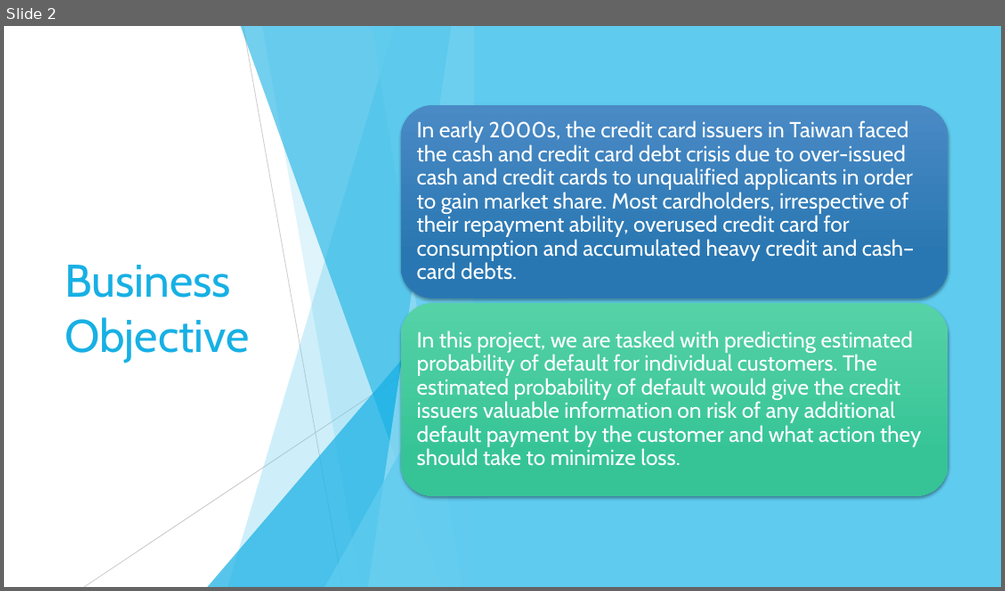
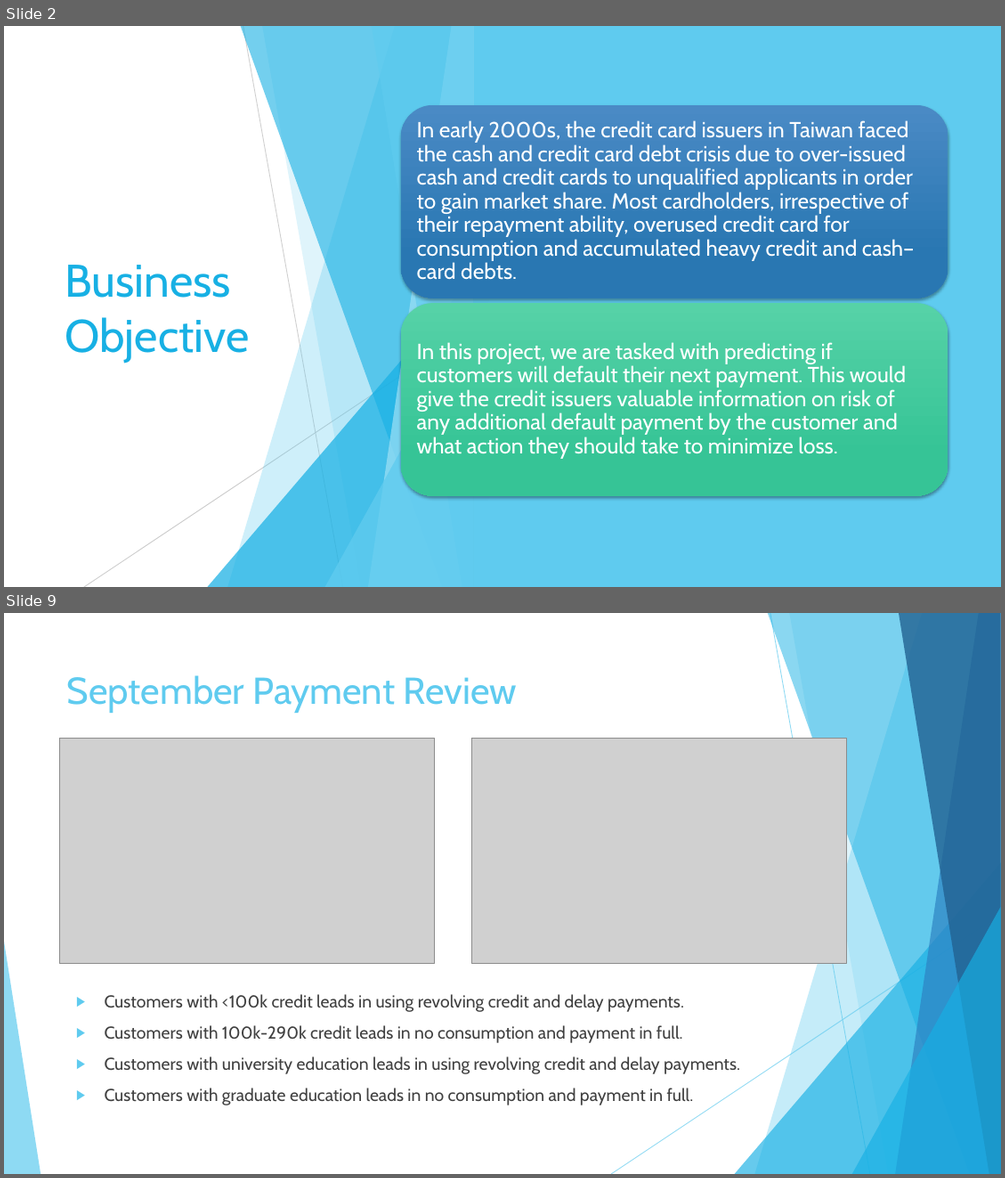
Before and after one commit to mianhuang/DataAnalytics-Python-Code, a slide deck: C5T1_CreditOne_Framework.pptx. Shown one above the other, each under a label of ours: slide 2 before the commit, slides 2 and 9 after it; the slides between them are not shown. The pictures are 1005x591 and 1005x1178 pixels, drawn with LibreOffice and Linux fonts; fonts in the diff are those of the drawing; grey boxes stand for pictures. Boxes give left, top, right and bottom in pixels: in the first picture for what was removed or moved away, otherwise in the second. Text is boxed around its words. In the diff, an @@ line names an element or a change of style, - is before the commit and + after.

```diff
--- a/C5T1_CreditOne_Framework.pptx
+++ b/C5T1_CreditOne_Framework.pptx
@@ slide 9 added at [4,613,1001,1174], background #FFFFFF; not listed: 10 template elements that a slide beside it also shows @@
@@ title added at [67,675,517,713], 36 pt, text #5FCBEF @@
+September Payment Review
@@ picture added at [59,738,434,963] @@
@@ picture added at [472,738,847,963] @@
@@ text added at [105,994,740,1105], 16.6 pt, text #404040 @@
+▶ Customers with <100k credit leads in using revolving credit and delay payments.
+▶ Customers with 100k-290k credit leads in no consumption and payment in full.
+▶ Customers with university education leads in using revolving credit and delay payments.
+▶ Customers with graduate education leads in no consumption and payment in full.
@@ slide 2 changed as well @@
@@ text at [417,342,906,459]: text changed @@
-In this project, we are tasked with predicting estimated probability of default for individual customers. The estimated probability of default would give the credit issuers valuable information on risk of any additional default payment by the customer and what action they should take to minimize loss.
+In this project, we are tasked with predicting if customers will default their next payment. This would give the credit issuers valuable information on risk of any additional default payment by the customer and what action they should take to minimize loss.
```
Also in this commit, not shown: 3 other slides changed, 4 other slides added.
